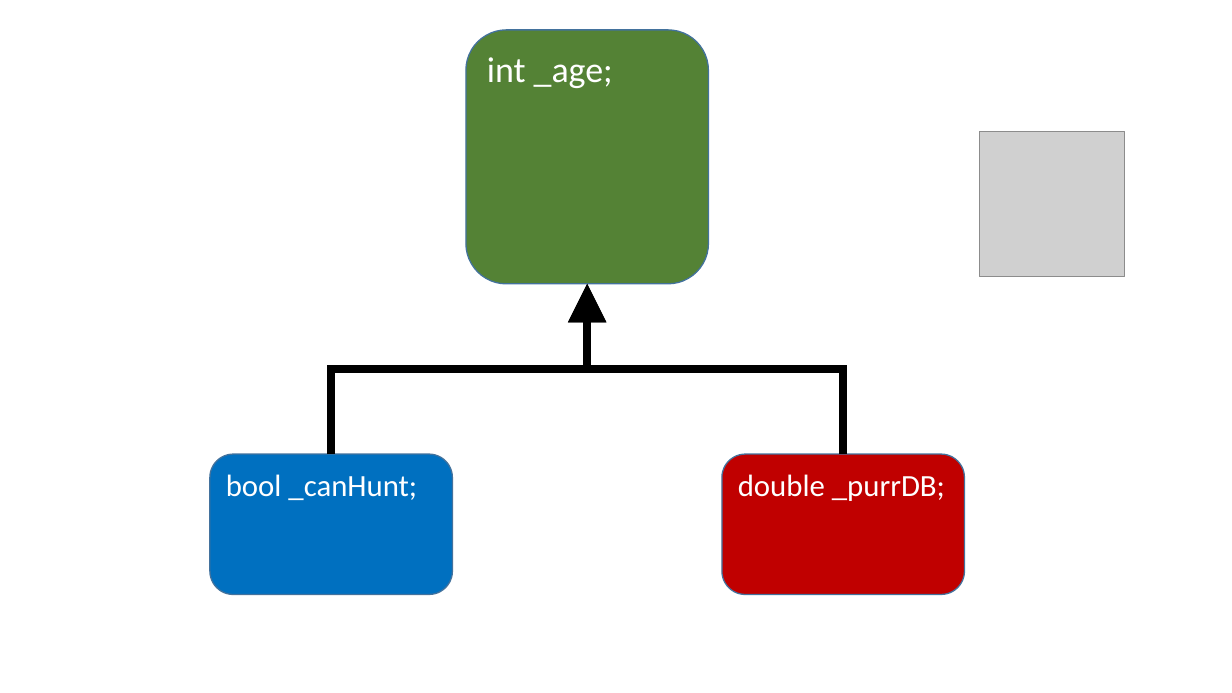
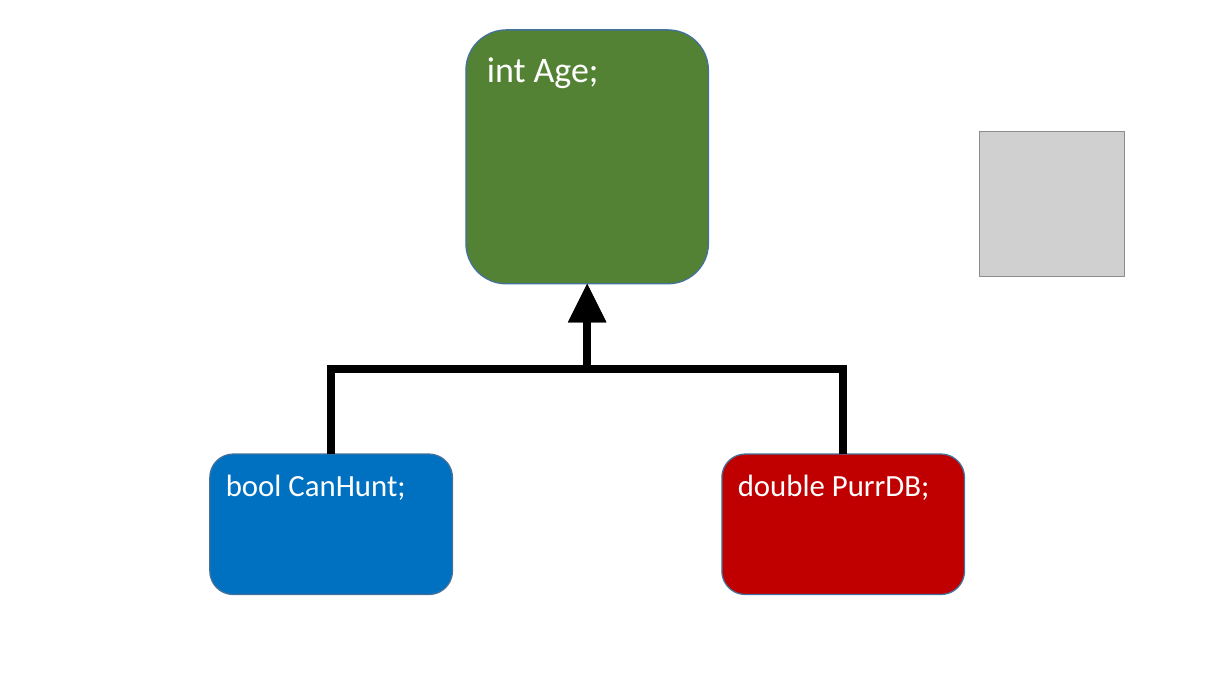
Before and after one commit to perslaursen/OOProg22, a slide deck: slide 9 of Chap/OOProg02/Presentations/InheritanceFundamentals.pptx. Drawn at 1232x693 pixels with LibreOffice and Linux fonts; fonts in the diff are those of the drawing; grey boxes stand for pictures. Boxes give left, top, right and bottom in pixels: in the first picture for what was removed or moved away, otherwise in the second. Text is boxed around its words. In the diff, an @@ line names an element or a change of style, - is before the commit and + after.

```diff
--- a/Chap/OOProg02/Presentations/InheritanceFundamentals.pptx
+++ b/Chap/OOProg02/Presentations/InheritanceFundamentals.pptx
@@ text in rounded rectangle at [487,57,599,88]: text changed @@
-int _age;
+int Age;
@@ text in rounded rectangle at [226,474,405,500]: text changed @@
-bool _canHunt;
+bool CanHunt;
@@ text in rounded rectangle at [738,474,929,500]: text changed @@
-double _purrDB;
+double PurrDB;
```
Also in this commit, not shown: 3 other slides changed, 38 other files.
